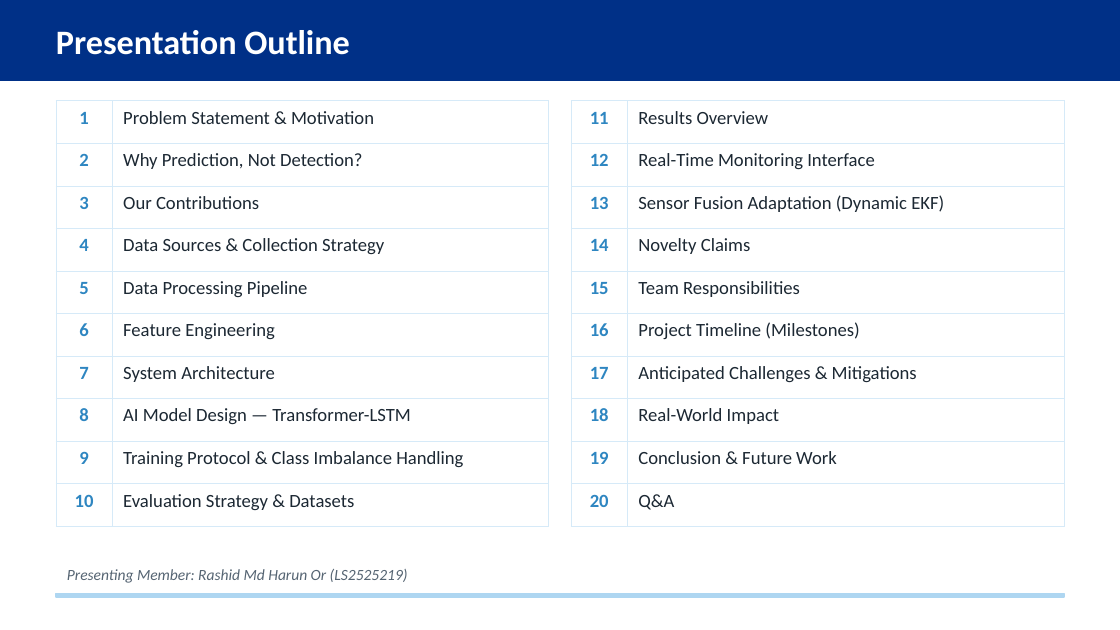
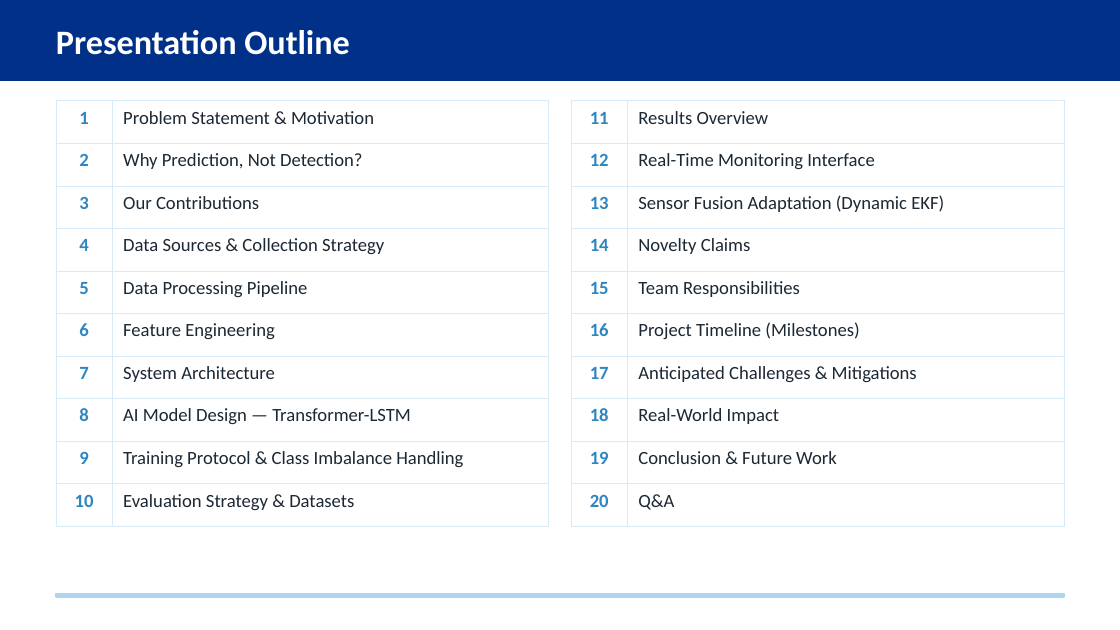
Before and after one commit to Jorshuare/AI-Based-Prediction-for-GNSS-Signal-Degradation, a slide deck: slide 2 of proposal/Presentations/GNSS_Proposal_Presentation.pptx. Drawn at 1120x630 pixels with LibreOffice and Linux fonts; fonts in the diff are those of the drawing. Boxes give left, top, right and bottom in pixels: in the first picture for what was removed or moved away, otherwise in the second. Text is boxed around its words. In the diff, an @@ line names an element or a change of style, - is before the commit and + after.

```diff
--- a/proposal/Presentations/GNSS_Proposal_Presentation.pptx
+++ b/proposal/Presentations/GNSS_Proposal_Presentation.pptx
@@ text removed at [67,569,408,583] @@
-Presenting Member: Rashid Md Harun Or (LS2525219)
```
Also in this commit, not shown: 19 other slides changed, 3 slides added, 20 other files.
